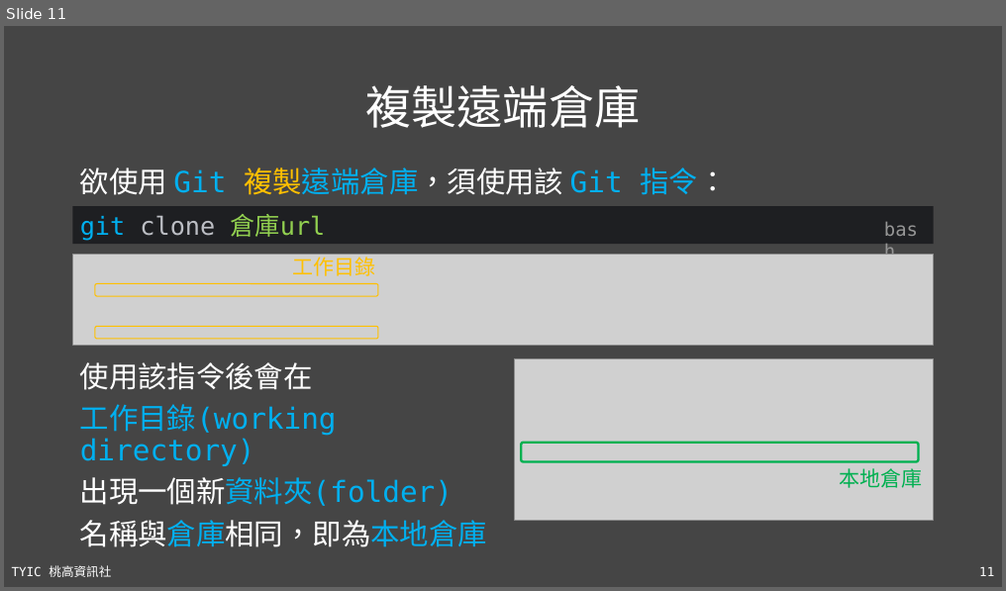
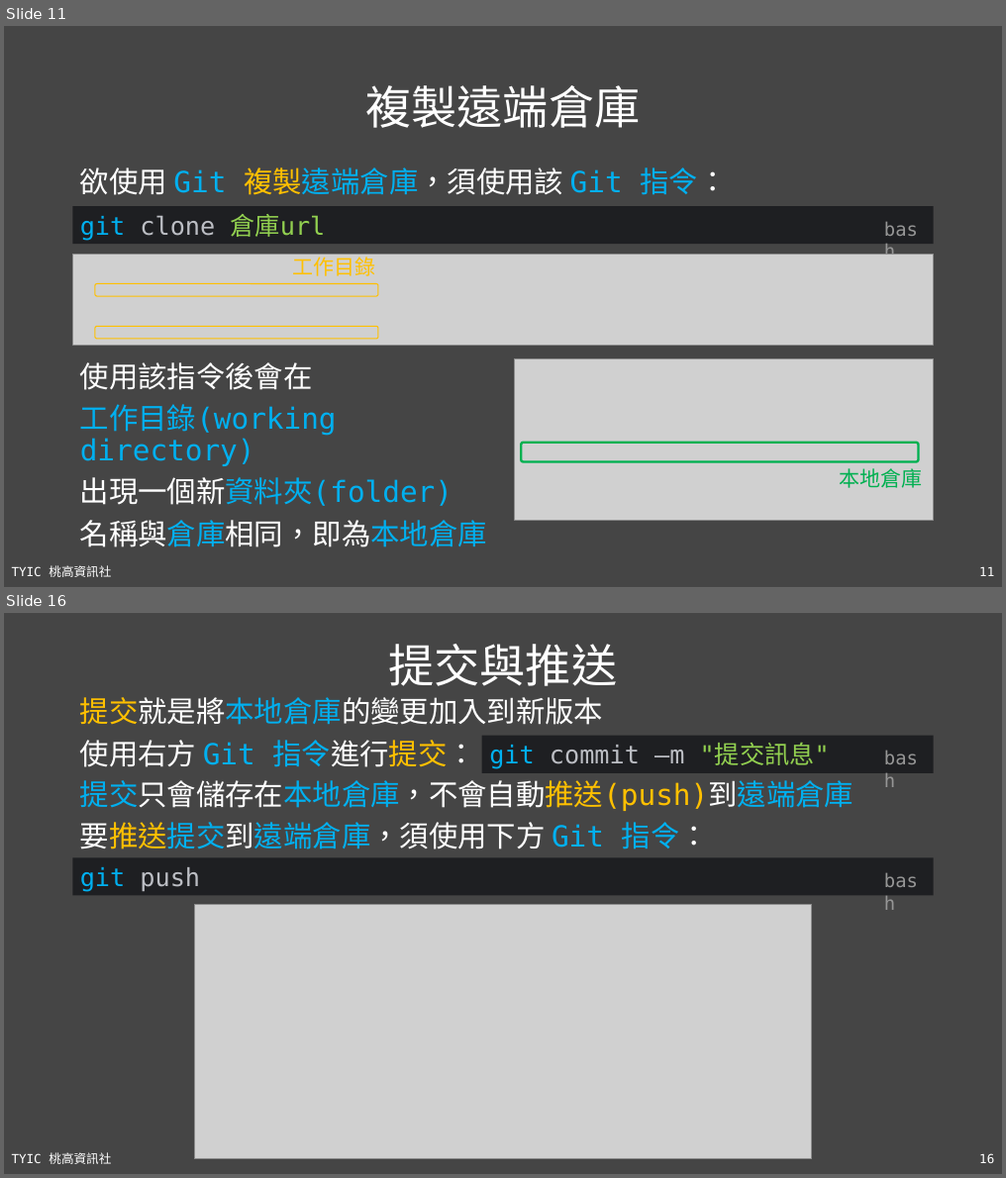
Before and after one commit to TYSHIC/slides, a slide deck: ppt/16_Git 與 Github.pptx. Shown one above the other, each under a label of ours: slide 11 before the commit, slides 11 and 16 after it; the slides between them are not shown. The pictures are 1006x591 and 1006x1178 pixels, drawn with LibreOffice and Linux fonts; fonts in the diff are those of the drawing; grey boxes stand for pictures. Boxes give left, top, right and bottom in pixels: in the first picture for what was removed or moved away, otherwise in the second. Text is boxed around its words. In the diff, an @@ line names an element or a change of style, - is before the commit and + after.

```diff
--- a/ppt/16_Git 與 Github.pptx
+++ b/ppt/16_Git 與 Github.pptx
@@ slide 16 added at (4,613,1002,1174), background #454545; not listed: 2 template elements that a slide beside it also shows @@
@@ title added at (388,644,617,686), 44 pt, text #FFFFFF @@
+提交與推送
@@ text added at (80,697,603,767), 28 pt, text #FFFFFF @@
+提交就是將本地倉庫的變更加入到新版本
+使用右方 Git 指令進行提交：
@@ rectangle added at (482,736,934,773), fill #1E1F22, 24 pt, text #BCBEC4 @@
+git commit –m "提交訊息"
@@ text added at (877,744,934,773), 18 pt, text #969696 @@
+bash
@@ text added at (80,780,853,850), 28 pt, text #00B0F0 @@
+提交只會儲存在本地倉庫，不會自動推送(push)到遠端倉庫
+要推送提交到遠端倉庫，須使用下方 Git 指令：
@@ rectangle added at (73,858,934,895), fill #1E1F22, 24 pt, text #BCBEC4 @@
+git push
@@ text added at (877,865,934,895), 18 pt, text #969696 @@
+bash
@@ picture added at (195,905,812,1159) @@
```
Also in this commit, not shown: 1 slide changed, 6 other slides added, 7 other files.
